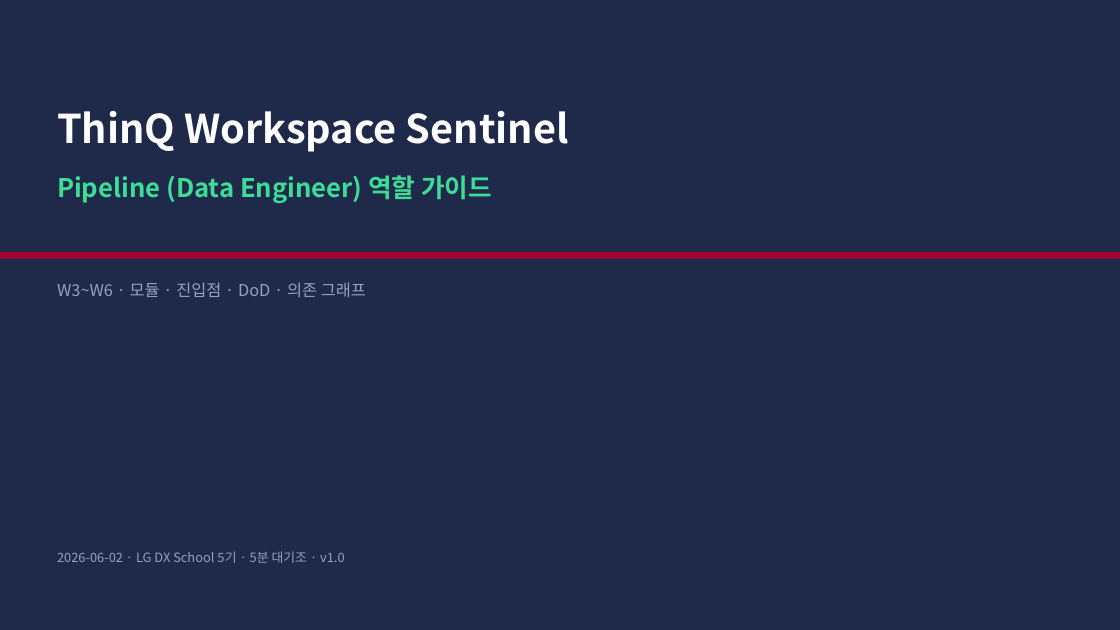
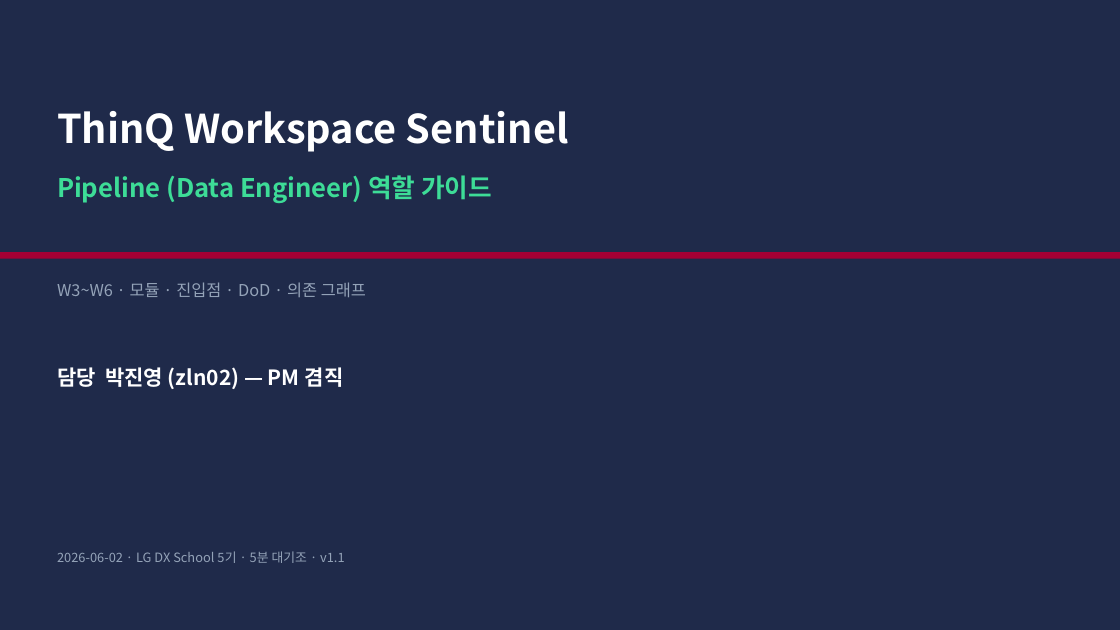
Before and after one commit to zln02/thinq-workspace-sentinel, a slide deck: slide 1 of docs/roles/Role_Pipeline.pptx. Drawn at 1120x630 pixels with LibreOffice and Linux fonts; fonts in the diff are those of the drawing. Boxes give left, top, right and bottom in pixels: in the first picture for what was removed or moved away, otherwise in the second. Text is boxed around its words. In the diff, an @@ line names an element or a change of style, - is before the commit and + after.

```diff
--- a/docs/roles/Role_Pipeline.pptx
+++ b/docs/roles/Role_Pipeline.pptx
@@ text added at (x1=57, y1=367, x2=344, y2=389), 18 pt, text #FFFFFF, bold @@
+담당 박진영 (zln02) — PM 겸직
@@ text at (x1=57, y1=551, x2=345, y2=563): text changed @@
-2026-06-02 · LG DX School 5기 · 5분 대기조 · v1.0
+2026-06-02 · LG DX School 5기 · 5분 대기조 · v1.1
```
Also in this commit, not shown: 7 other files.
